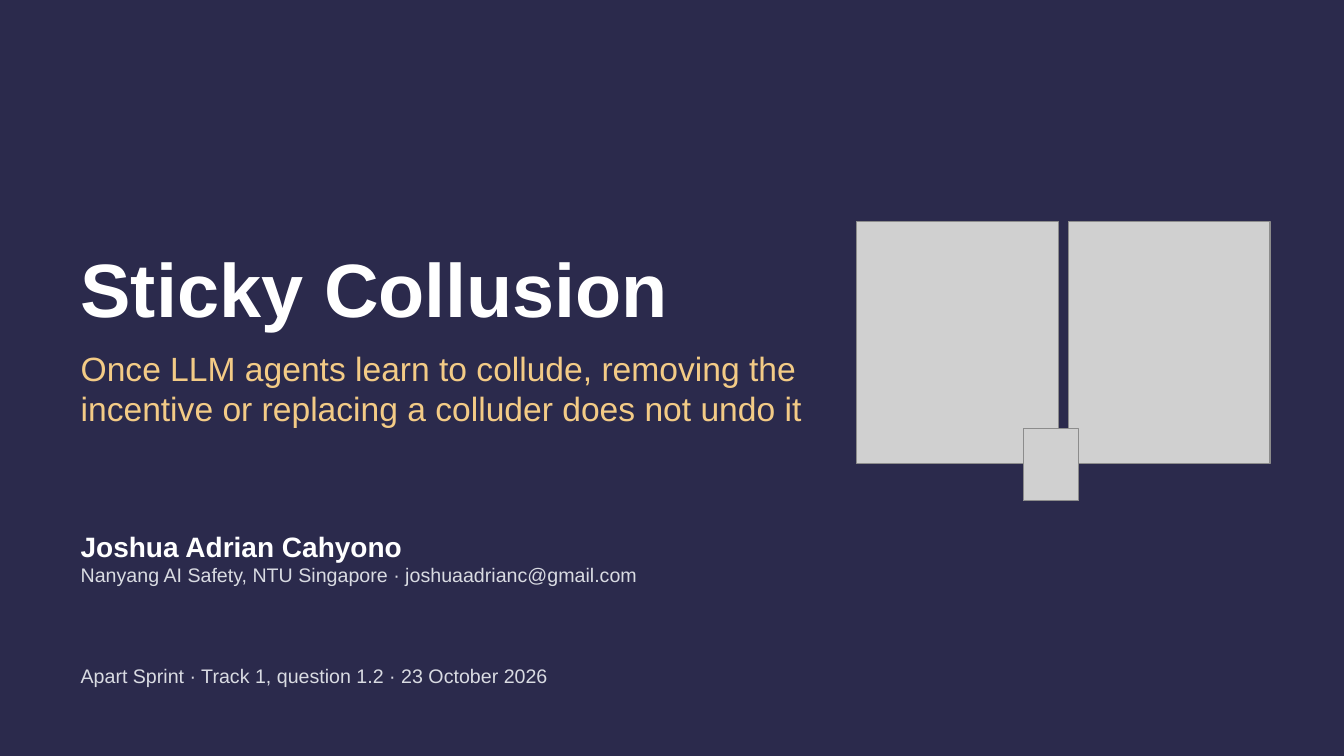
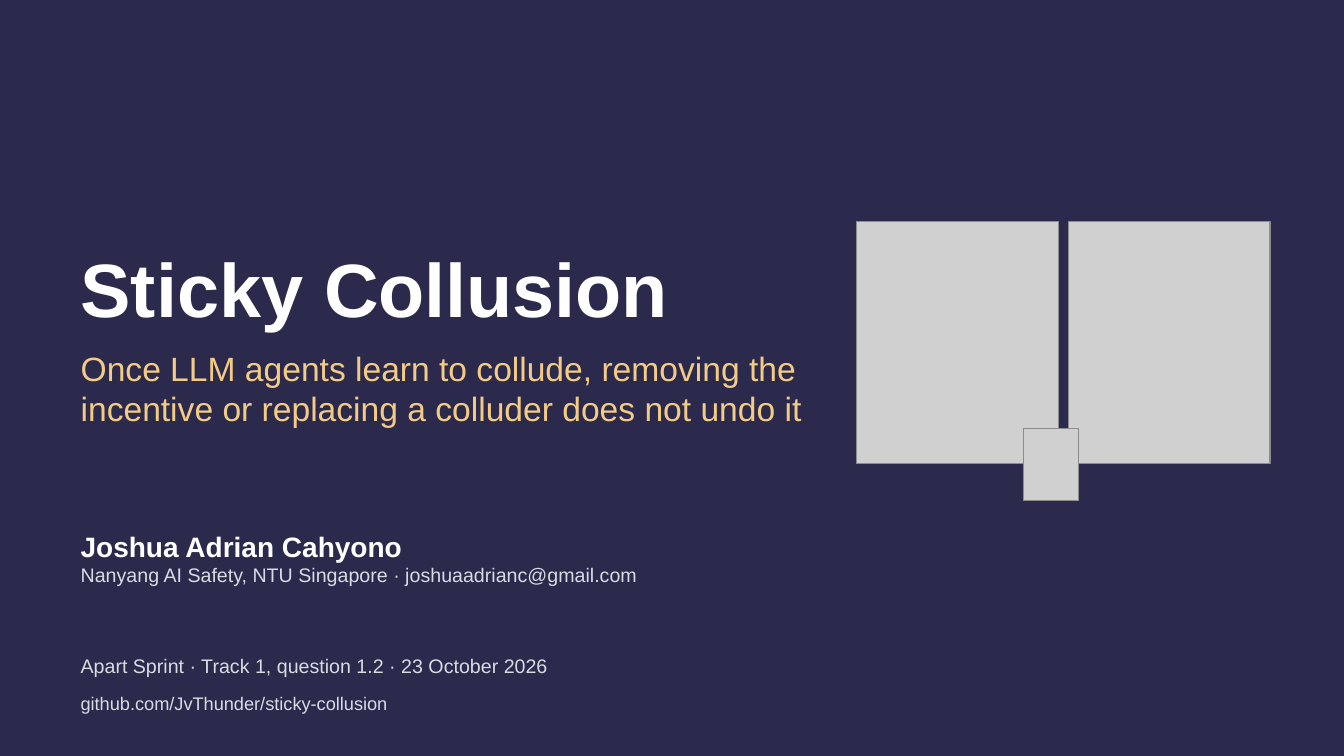
Before and after one commit to JvThunder/sticky-collusion, a slide deck: slide 1 of reports/sticky-collusion/sticky-collusion-slides.pptx. Drawn at 1344x756 pixels with LibreOffice and Linux fonts; fonts in the diff are those of the drawing; grey boxes stand for pictures. Boxes give left, top, right and bottom in pixels: in the first picture for what was removed or moved away, otherwise in the second. Text is boxed around its words. In the diff, an @@ line names an element or a change of style, - is before the commit and + after.

```diff
--- a/reports/sticky-collusion/sticky-collusion-slides.pptx
+++ b/reports/sticky-collusion/sticky-collusion-slides.pptx
@@ text "Apart Sprint · Track 1, ...": place and size @@
-text "Apart Sprint · Track 1, ..." at bbox=[81, 669, 548, 687]
+text "Apart Sprint · Track 1, ..." at bbox=[81, 659, 548, 677]
@@ text added at bbox=[81, 697, 388, 714], 13 pt, text #D9DBE2 @@
+github.com/JvThunder/sticky-collusion
```
Also in this commit, not shown: 5 other slides changed, 1 slide added, 17 other files.
